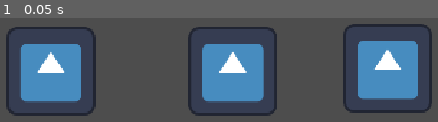
Above: before the commit, frame 1.
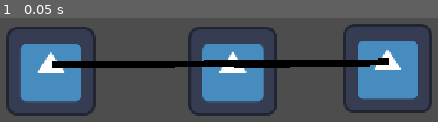
Above: after the commit, the same moment.

Repository: evelicry/Apple-Link
Game: Godot game, scene res://scenes/main.tscn
The game is run twice, just before and just after one commit, with the same random seed, the same clock (stepped at 60 frames per second) and the same inputs. The engine's default icon, where the game draws it, is replaced by a stand-in: a white triangle on a blue panel in a dark square.
Inputs:
- Up to frame 1 (0.05 s): no input

The runs differ from the first frame. In frame 1, 5.2% of the frame differs, in the area x 11-89%, y 38-49%.

Commit message:
Line code for the Apples.
Also apple class.

Diff:
--- a/clickable.gd
+++ b/clickable.gd
@@ -1,5 +1,8 @@
 extends Sprite2D
 
+## this is so the line works!!
+## also so autocomplete works
+class_name  Apple
 var points = 0 # This is temporary. I have to figure out how to make a global point system and spawner.
 
 enum AppleType {
--- /dev/null
+++ b/object_linker.gd
@@ -0,0 +1,14 @@
+extends Line2D
+## link's Objects together ([b]and only [code]Apple[/code] in the parent of line[/b])
+class_name  ObjectLinker
+
+
+func _process(_delta: float) -> void:
+	for i in get_tree().get_nodes_in_group("Apple"):
+		var apple_position:Vector2 = i.get_parent().position
+		if i is Apple:
+			if i.apple_type == Apple.AppleStatus.HOOKED:
+				if points.has(apple_position) == false:
+
+					print("apple at {0} is now hooked!!", apple_position)
+					add_point(apple_position)
--- a/scenes/main.tscn
+++ b/scenes/main.tscn
@@ -1,6 +1,7 @@
 [gd_scene format=3 uid="uid://dw0eu36sjqk2x"]
 
 [ext_resource type="PackedScene" uid="uid://c0t1pydwy7ut1" path="res://scenes/Object.tscn" id="1_ig7tw"]
+[ext_resource type="Script" uid="uid://dv0sgwkv1e80e" path="res://object_linker.gd" id="2_0wfyh"]
 
 [node name="Node2D" type="Node2D" unique_id=263240350]
 
@@ -12,3 +13,9 @@
 
 [node name="Object3" parent="." unique_id=304081373 instance=ExtResource("1_ig7tw")]
 position = Vector2(498, 228)
+
+[node name="ObjectLinker" type="Line2D" parent="." unique_id=1677003764]
+position = Vector2(2, -9)
+default_color = Color(0, 0, 0, 1)
+script = ExtResource("2_0wfyh")
+metadata/_custom_type_script = "uid://dv0sgwkv1e80e"
Not shown, added: object_linker.gd.uid
